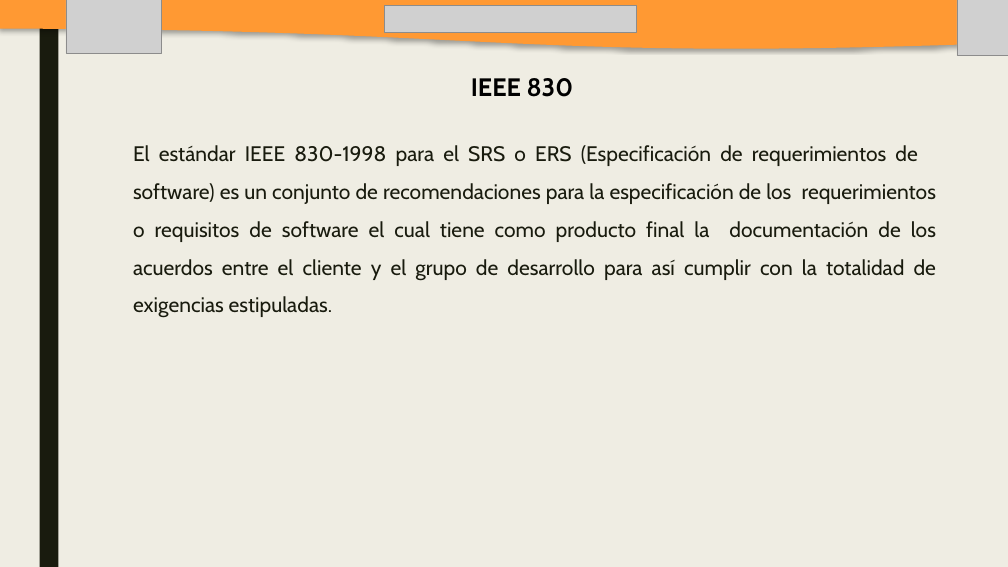
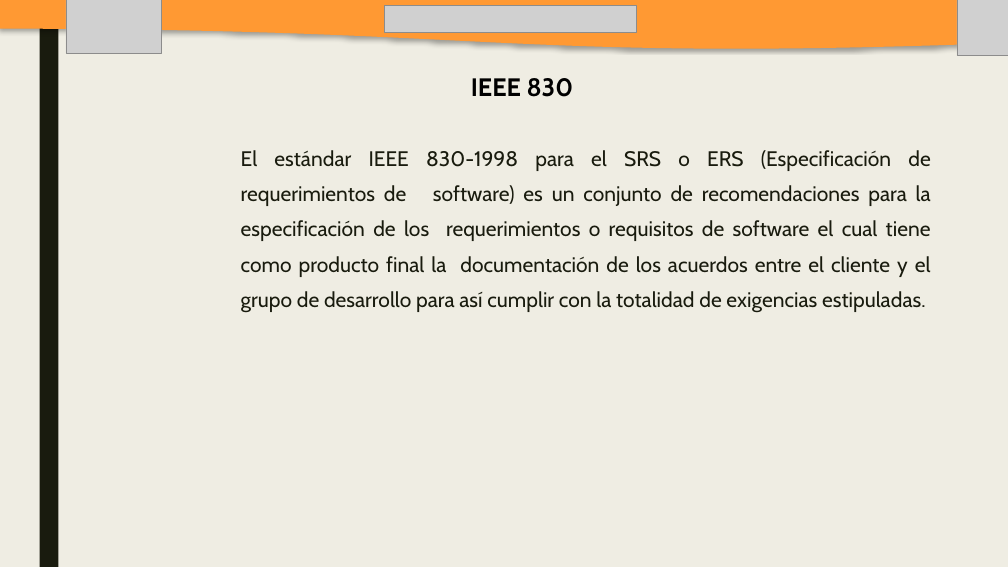
Before and after one commit to SM-ROOT/SM-ROOT, a slide deck: slide 23 of 9°A/Integradora/diapositiva/SM-ROOT_APPMO-SP.pptx. Drawn at 1008x567 pixels with LibreOffice and Linux fonts; fonts in the diff are those of the drawing; grey boxes stand for pictures. Boxes give left, top, right and bottom in pixels: in the first picture for what was removed or moved away, otherwise in the second. Text is boxed around its words. In the diff, an @@ line names an element or a change of style, - is before the commit and + after.

```diff
--- a/9°A/Integradora/diapositiva/SM-ROOT_APPMO-SP.pptx
+++ b/9°A/Integradora/diapositiva/SM-ROOT_APPMO-SP.pptx
@@ text "El estándar IEEE 830-1998 para ...": place and size @@
-text "El estándar IEEE 830-1998 para ..." at (133,145,936,318)
+text "El estándar IEEE 830-1998 para ..." at (241,150,931,313)
@@ text "El estándar IEEE 830-1998 para ..." at (241,150,931,313): line spacing 1.5 to 1.4 @@
```
Also in this commit, not shown: 1 other slide changed, 4 other files.
